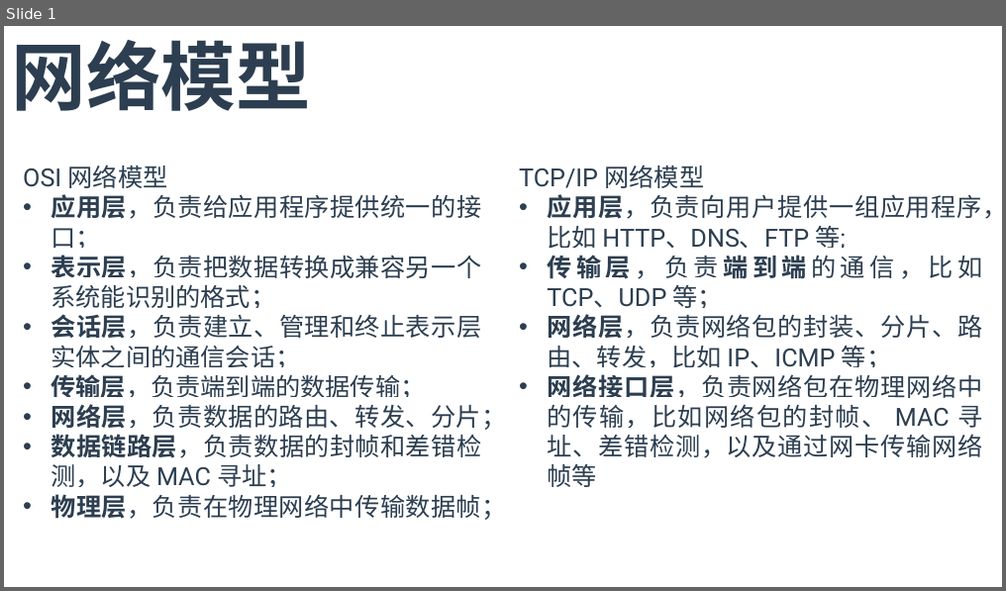
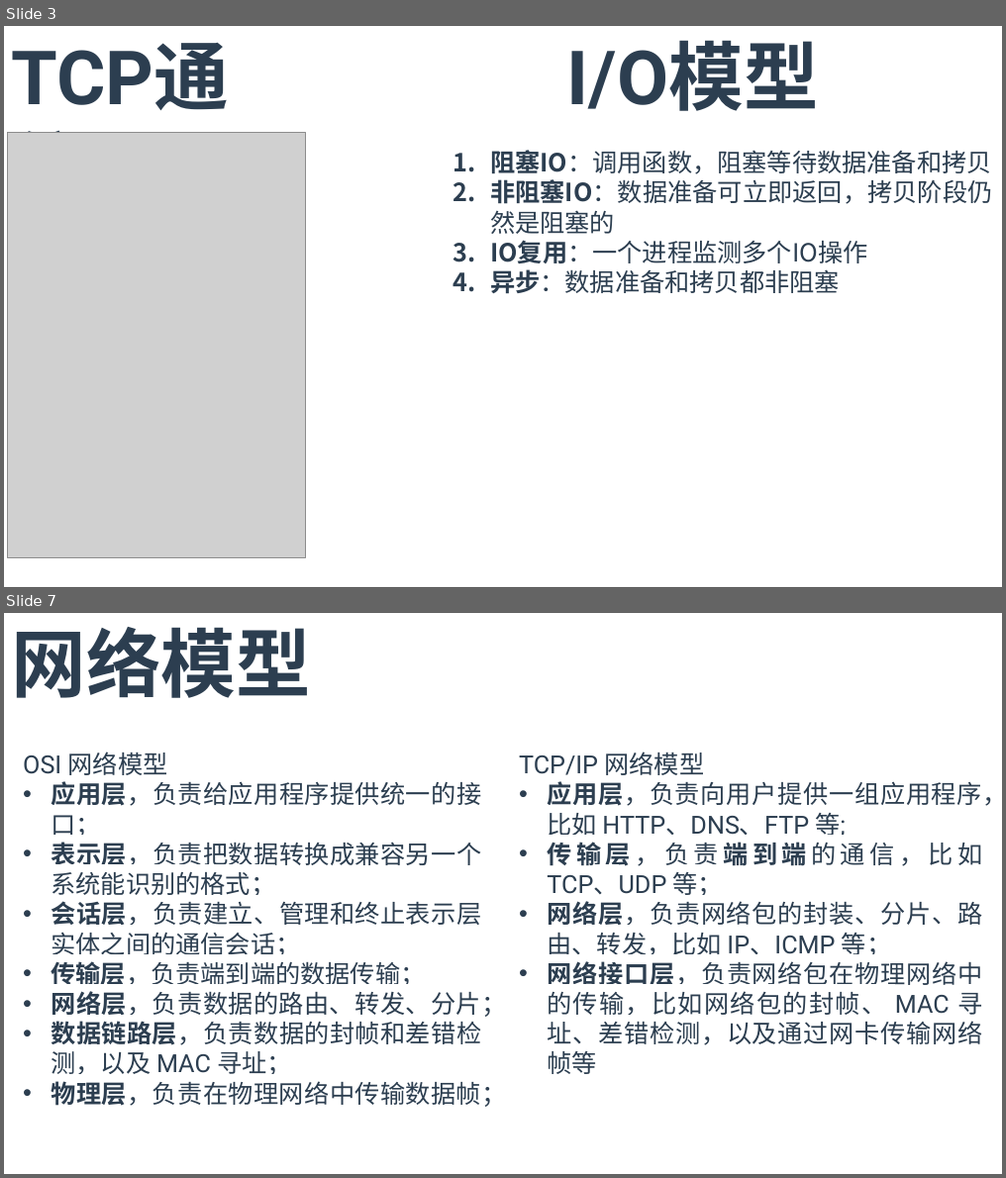
Before and after one commit to T0kisaki-Kurumi/LeetCode, a slide deck: 实习/新建 Microsoft PowerPoint 演示文稿.pptx. Shown one above the other, each under a label of ours: slide 1 before the commit, slides 3 and 7 after it; the slides between them are not shown. The pictures are 1006x591 and 1006x1178 pixels, drawn with LibreOffice and Linux fonts; fonts in the diff are those of the drawing; grey boxes stand for pictures. Boxes give left, top, right and bottom in pixels: in the first picture for what was removed or moved away, otherwise in the second. Text is boxed around its words. In the diff, an @@ line names an element or a change of style, - is before the commit and + after.

```diff
--- a/实习/新建 Microsoft PowerPoint 演示文稿.pptx
+++ b/实习/新建 Microsoft PowerPoint 演示文稿.pptx
@@ slide 3 added at [4, 26, 1002, 587], background #FFFFFF @@
@@ text added at [4, 26, 306, 124], 72 pt, text #2C3E50, bold @@
+TCP通信
@@ text added at [567, 40, 819, 111], 72 pt, text #2C3E50, bold @@
+I/O模型
@@ picture added at [8, 132, 306, 559] @@
@@ text added at [490, 150, 993, 294], 24 pt, text #2C3E50 @@
+1. 阻塞IO：调用函数，阻塞等待数据准备和拷贝
+2. 非阻塞IO：数据准备可立即返回，拷贝阶段仍然是阻塞的
+3. IO复用：一个进程监测多个IO操作
+4. 异步：数据准备和拷贝都非阻塞
@@ what was slide 1 is now slide 7 @@
```
Also in this commit, not shown: 1 slide changed, 7 other slides added, 3 other files.
